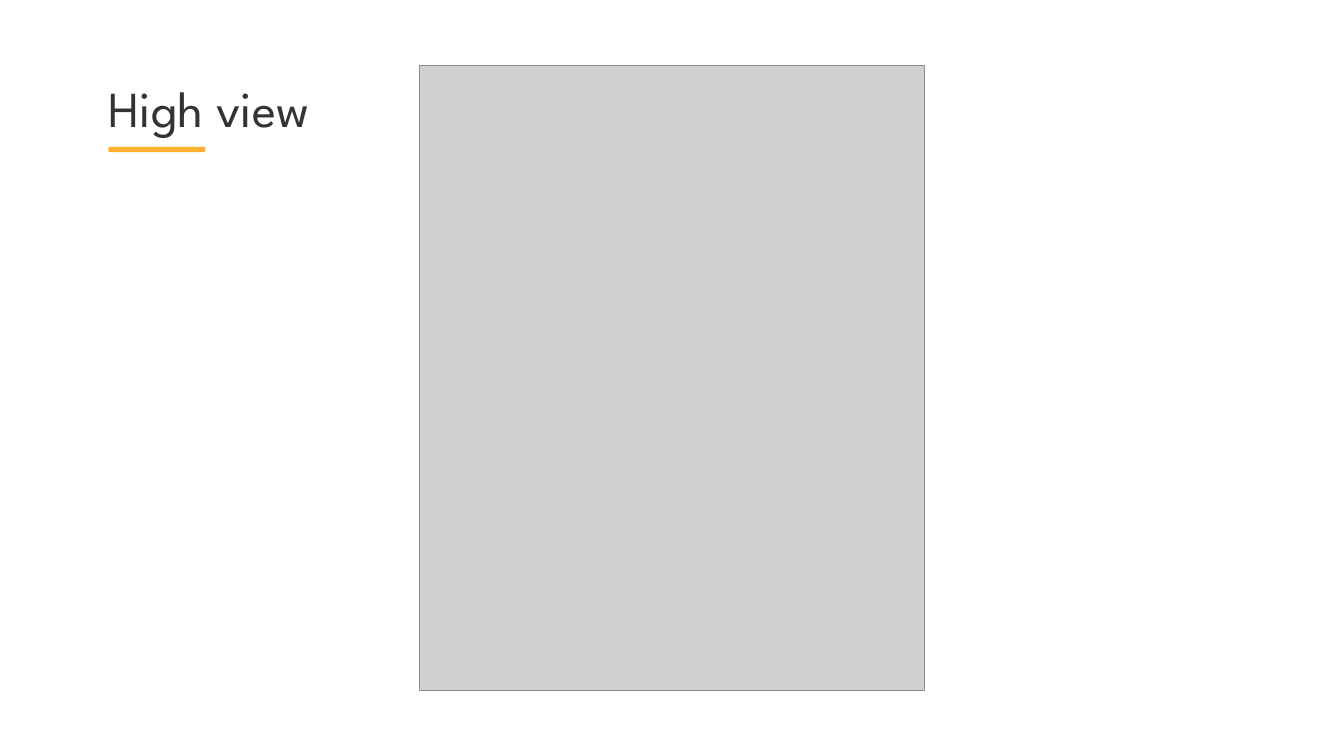
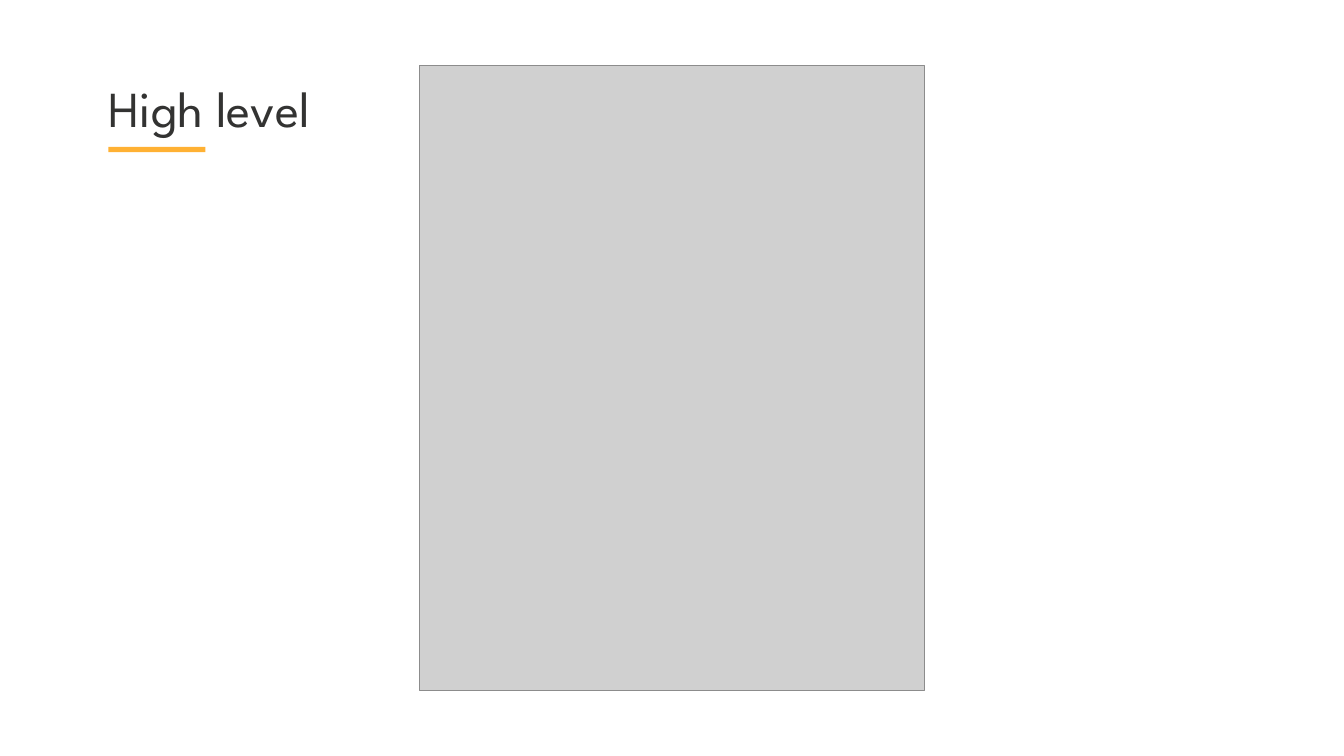
Before and after one commit to skabrits/DevOps-Workshop, a slide deck: slide 10 of Part I/Workshop-I.pptx (slide 9 before the commit). Drawn at 1344x756 pixels with LibreOffice and Linux fonts; fonts in the diff are those of the drawing; grey boxes stand for pictures; background and template pictures are left out. Boxes give left, top, right and bottom in pixels: in the first picture for what was removed or moved away, otherwise in the second. Text is boxed around its words. In the diff, an @@ line names an element or a change of style, - is before the commit and + after.

```diff
--- a/Part I/Workshop-I.pptx
+++ b/Part I/Workshop-I.pptx
@@ title at (108,92,310,138): text changed @@
-High view
+High level
```
Also in this commit, not shown: 1 other slide changed, 1 slide added, 1 other file.
